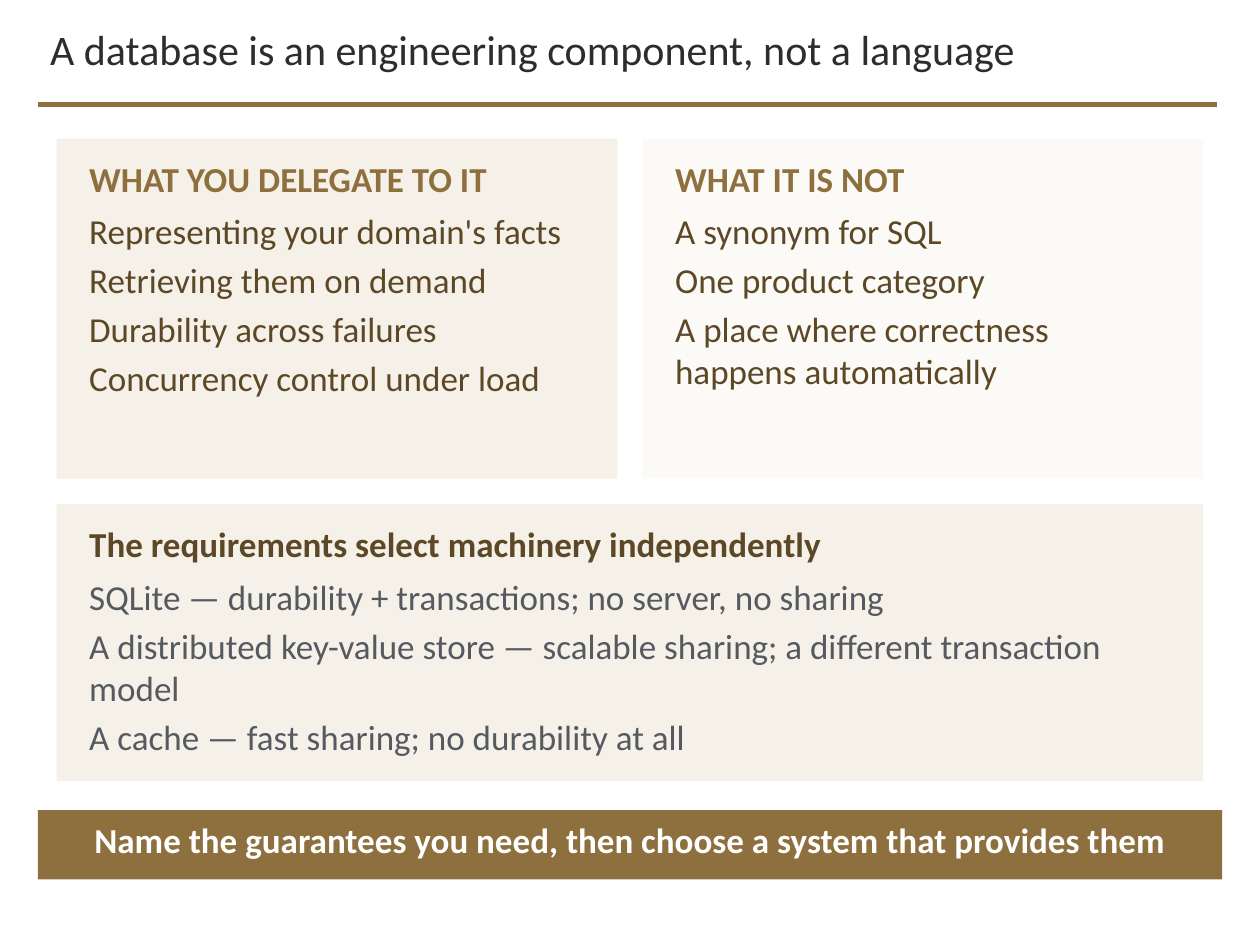
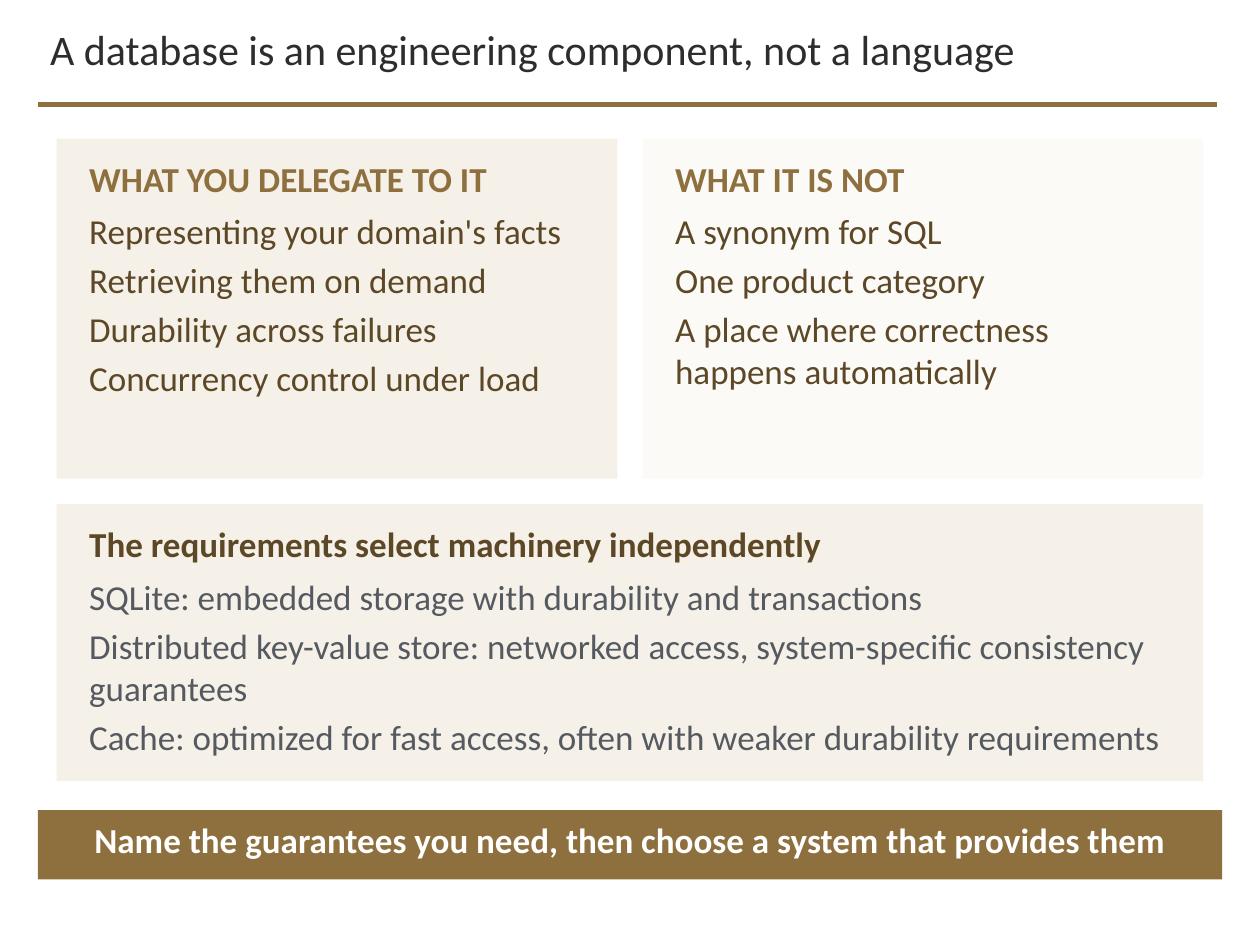
Before and after one commit to davisjam/model-based-agentic-software-engineering, a slide deck: slide 3 of course/lectures/act-3-software-in-the-world/02-compute-environments-and-data-management/3-2-Data-Management.pptx. Drawn at 1260x945 pixels with LibreOffice and Linux fonts; fonts in the diff are those of the drawing; background and template pictures are left out. Boxes give left, top, right and bottom in pixels: in the first picture for what was removed or moved away, otherwise in the second. Text is boxed around its words. In the diff, an @@ line names an element or a change of style, - is before the commit and + after.

```diff
--- a/course/lectures/act-3-software-in-the-world/02-compute-environments-and-data-management/3-2-Data-Management.pptx
+++ b/course/lectures/act-3-software-in-the-world/02-compute-environments-and-data-management/3-2-Data-Management.pptx
@@ text at (x1=89, y1=585, x2=1159, y2=756): text changed @@
-SQLite — durability + transactions; no server, no sharing
-A distributed key-value store — scalable sharing; a different transaction model
-A cache — fast sharing; no durability at all
+SQLite: embedded storage with durability and transactions
+Distributed key-value store: networked access, system-specific consistency guarantees
+Cache: optimized for fast access, often with weaker durability requirements
```
Also in this commit, not shown: 11 other slides changed.
